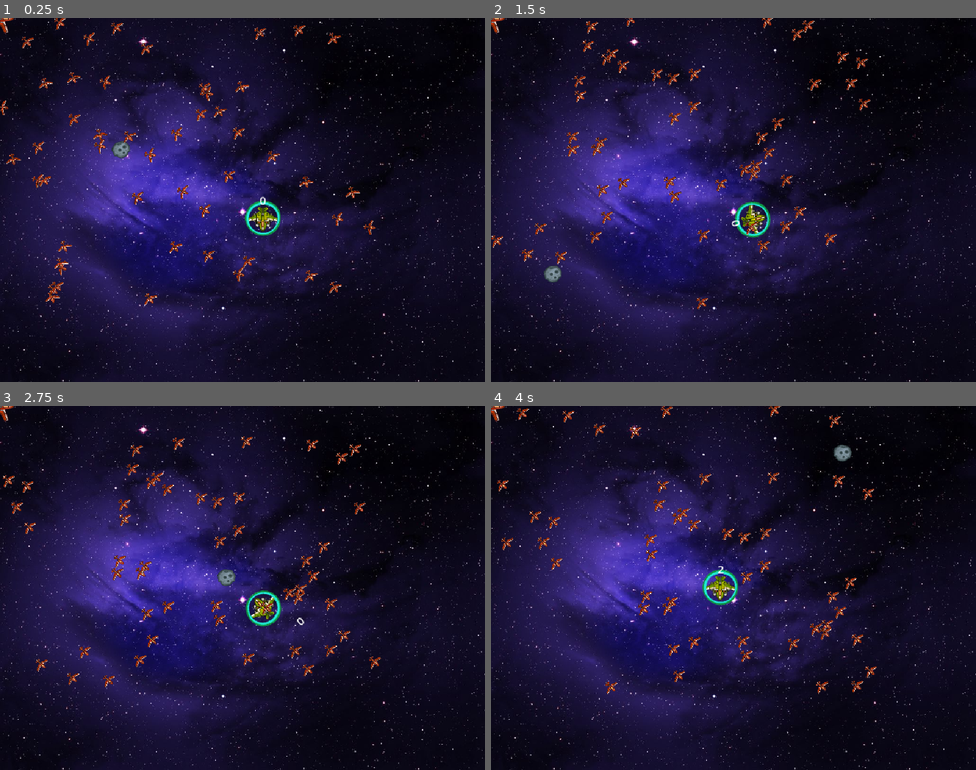
Above: before the commit, frames 1-4 (two rows, left to right).
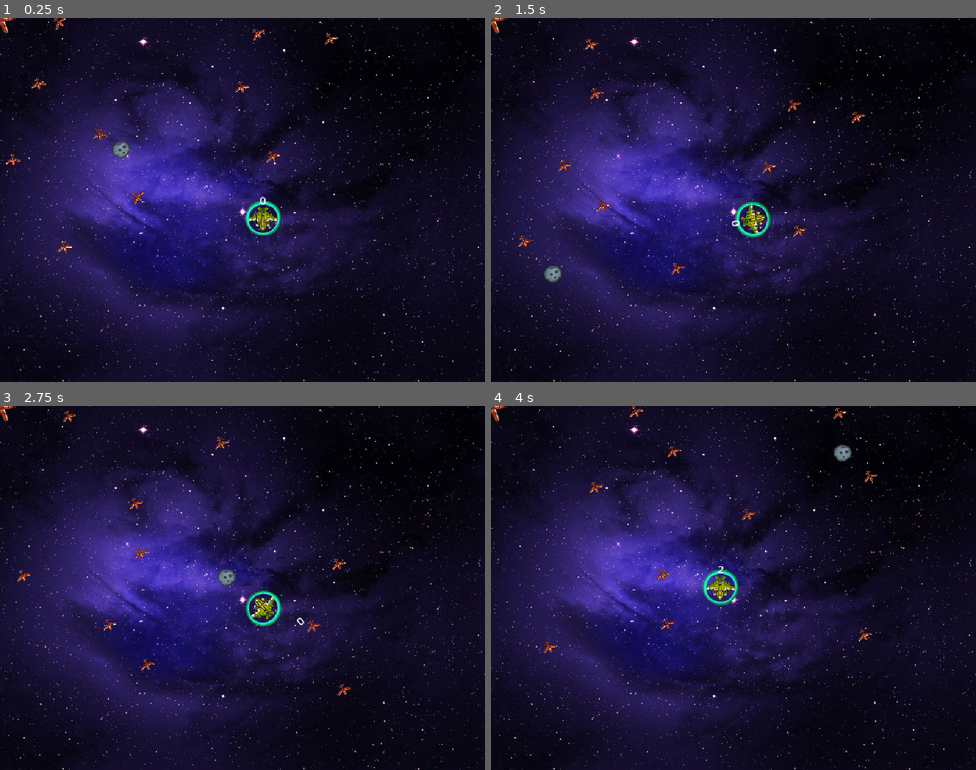
Above: after the commit, the same moments.

Repository: vankad24/godot_lessons
Game: Godot game, scene res://scenes/main.tscn
The game is run twice, just before and just after one commit, with the same random seed, the same clock (stepped at 60 frames per second) and the same inputs.
Inputs:
- Up to frame 1 (0.25 s): no input
- Up to frame 2 (1.5 s): hold Right (ui_right) 0.53-1.28 s; hold Down (ui_down) from 1.28 s (still down)
- Up to frame 3 (2.75 s): release Down (ui_down) at 2.03 s; hold Right (ui_right) from 2.03 s (still down)
- Up to frame 4 (4 s): release Right (ui_right) at 2.78 s; hold Up (ui_up) 2.78-3.53 s; hold Left (ui_left) from 3.53 s (still down)

The runs differ from the first frame. In frame 1, 1.9% of the frame differs, in the area x 0-78%, y 0-79%; in frame 2, 2.3%, in the area x 0-79%, y 0-80%; in frame 3, 2.3%; in frame 4, 2.3%.

Commit message:
Fix shield

Diff:
--- a/spaceship/scripts/main.gd
+++ b/spaceship/scripts/main.gd
@@ -8,13 +8,13 @@
 
 @onready var window = get_parent().get_window()
 
-var count: int = 50
+var enemy_count: int = 10
 
 var rand = RandomNumberGenerator.new()
 # Called when the node enters the scene tree for the first time.
 func _ready() -> void:
 	asteroid.collided.connect(player.damaged)
-	for i in count:
+	for i in enemy_count:
 		var enemy_instance = enemy_scene.instantiate()
 		enemy_instance.scale = Vector2(0.5, 0.5)
 
--- a/spaceship/scripts/player.gd
+++ b/spaceship/scripts/player.gd
@@ -5,8 +5,8 @@
 var rotation_step: float = 6
 var max_speed: float = 500
 var velocity: Vector2 = Vector2(0, 0)
-var shield_restore = 3000
-var shield_restore_left = 0
+var shield_restore_time: float = 3
+var shield_restore_left: float = 0
 
 @onready var speed_label: Label = get_node("speedometer")
 @onready var shield = get_node("ship/shield")
@@ -53,4 +53,4 @@
 
 func damaged():
 	shield.visible = false
-	shield_restore_left = shield_restore
+	shield_restore_left = shield_restore_time
